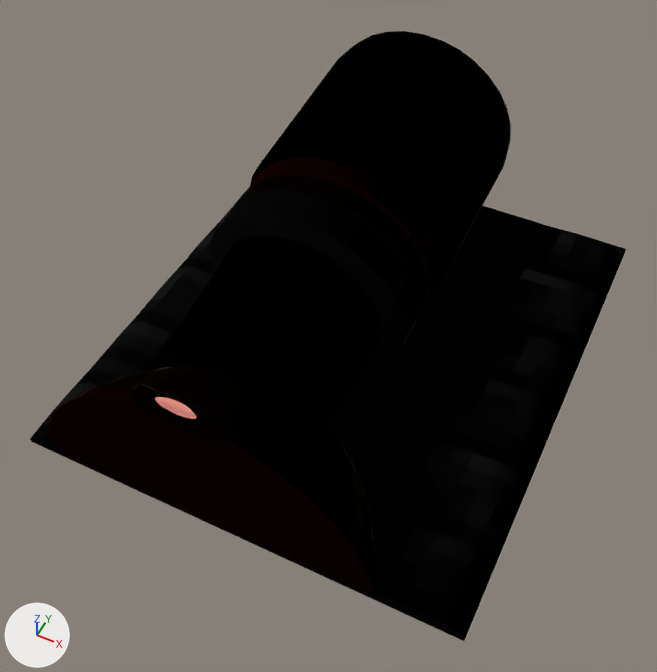
The glTF model assets/models/enemies/dome_cannon_barrel.glb as it was, and as the next commit left it.
Before and after are seen from a 50 mm camera at (14.2, -31.7, 39.1) aimed at (0.1, -3.6, 3.9). Lighting does not change. The marker at lower left points along +X, +Y and +Z. The picture after the commit comes second.

The first picture shows 'barrel', 'cannon_neck', 'collar_grey', 'collar_red', 'collar_tan', 'dome', 'floor', 'lamp_frame-1.0' and 1 more.
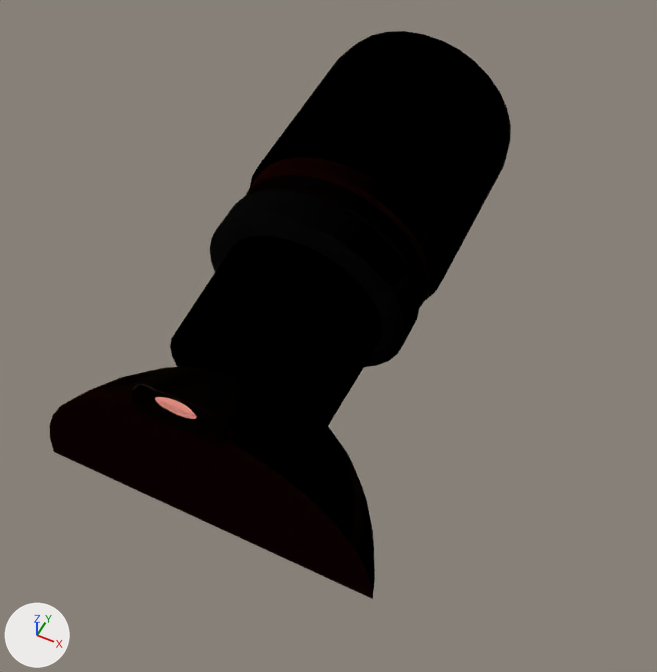
What the commit changed:
Object 'floor' (ob_floor) is deleted.

Where the change shows, as pixel boxes [x1, y1, x2, y2] in the pictures (657 x 672 px):
'floor', deleted
    before: [30, 187, 626, 641]
    faces in mat_cannon_floor1_2 (black #161616): [43, 206, 625, 638]
    faces in mat_cannon_floor4_4 (dark grey #303030): [30, 203, 622, 641]
    faces in mat_cannon_floor6_6 (dark grey #4b4b4b): [42, 193, 626, 567]
    faces in mat_cannon_floor8_8 (dark grey #626662): [54, 187, 604, 497]
